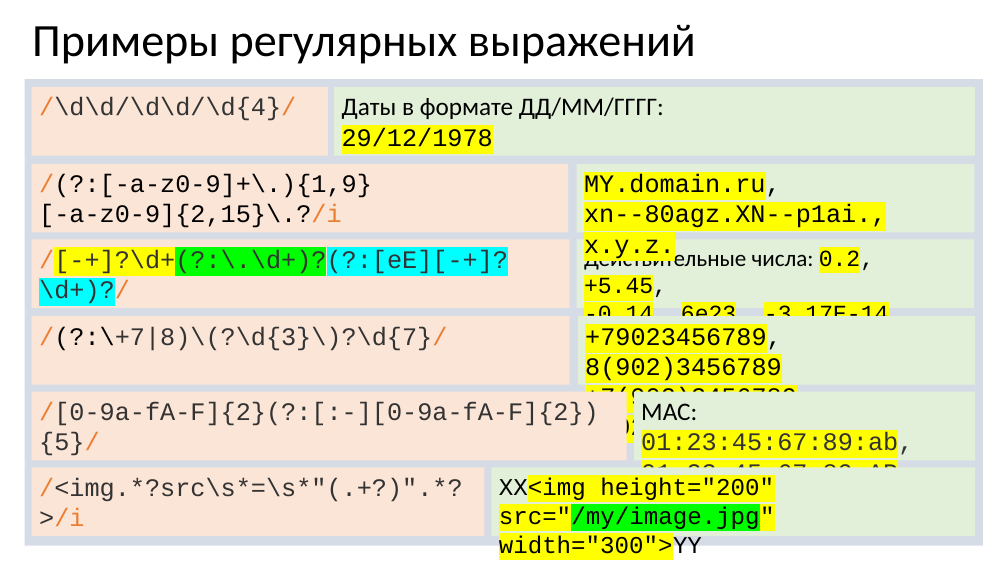
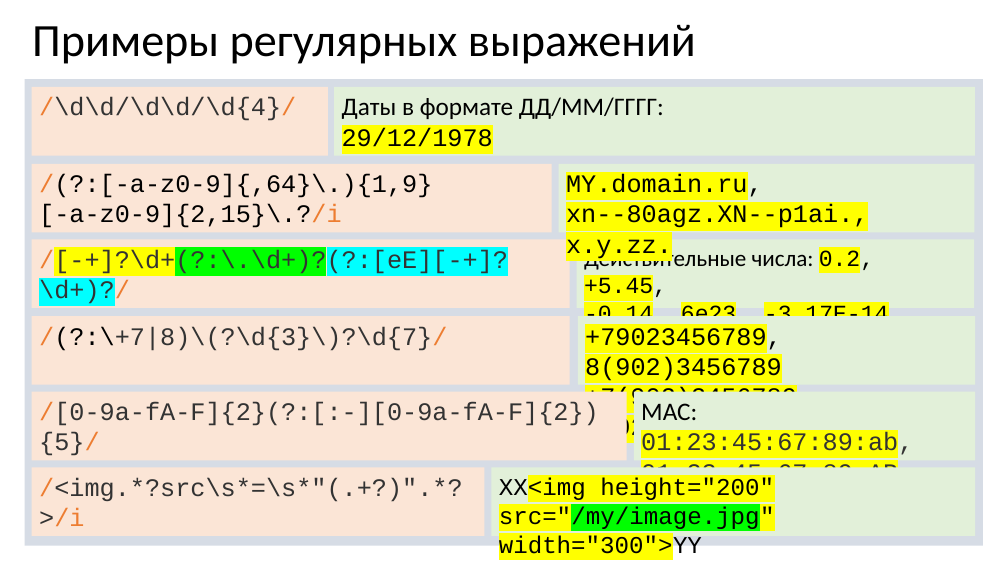
Before and after one commit to xtrueman/prog_instruments, a slide deck: slide 22 of presentations/RegularExpressions.pptx. Drawn at 1008x567 pixels with LibreOffice and Linux fonts; fonts in the diff are those of the drawing. Boxes give left, top, right and bottom in pixels: in the first picture for what was removed or moved away, otherwise in the second. Text is boxed around its words. In the diff, an @@ line names an element or a change of style, - is before the commit and + after.

```diff
--- a/presentations/RegularExpressions.pptx
+++ b/presentations/RegularExpressions.pptx
@@ rectangle "/(?:[-a-z0-9]{,64}\.){1,9} [-a-z0-9]{2,15}\.?/i": place and size @@
-rectangle "/(?:[-a-z0-9]{,64}\.){1,9} [-a-z0-9]{2,15}\.?/i" at [32,164,569,233]
+rectangle "/(?:[-a-z0-9]{,64}\.){1,9} [-a-z0-9]{2,15}\.?/i" at [32,164,552,233]
@@ text in rectangle at [39,174,432,228]: text changed @@
-/(?:[-a-z0-9]+\.){1,9}
-[-a-z0-9]{2,15}\.?/i
+/(?:[-a-z0-9]{,64}\.){1,9}
+[-a-z0-9]{2,15}\.?/i
@@ rectangle "MY.domain.ru, xn--80agz.XN--p1ai., x.y.zz.": place and size @@
-rectangle "MY.domain.ru, xn--80agz.XN--p1ai., x.y.zz." at [577,164,975,233]
+rectangle "MY.domain.ru, xn--80agz.XN--p1ai., x.y.zz." at [559,164,975,233]
@@ text in rectangle at [566,174,869,259]: text changed @@
-MY.domain.ru,
-xn--80agz.XN--p1ai., x.y.z.
+MY.domain.ru,
+xn--80agz.XN--p1ai., x.y.zz.
```
Also in this commit, not shown: 9 other slides changed, 1 slide added, 2 other files.
